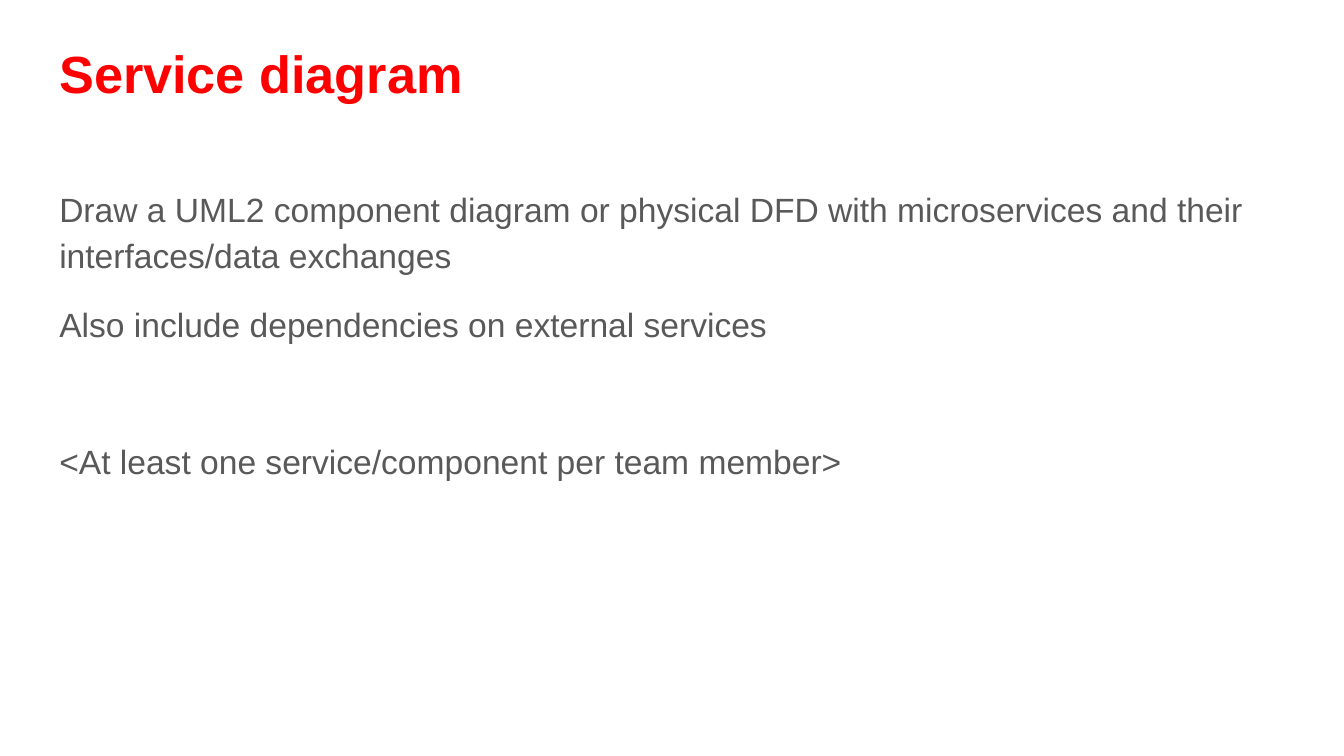
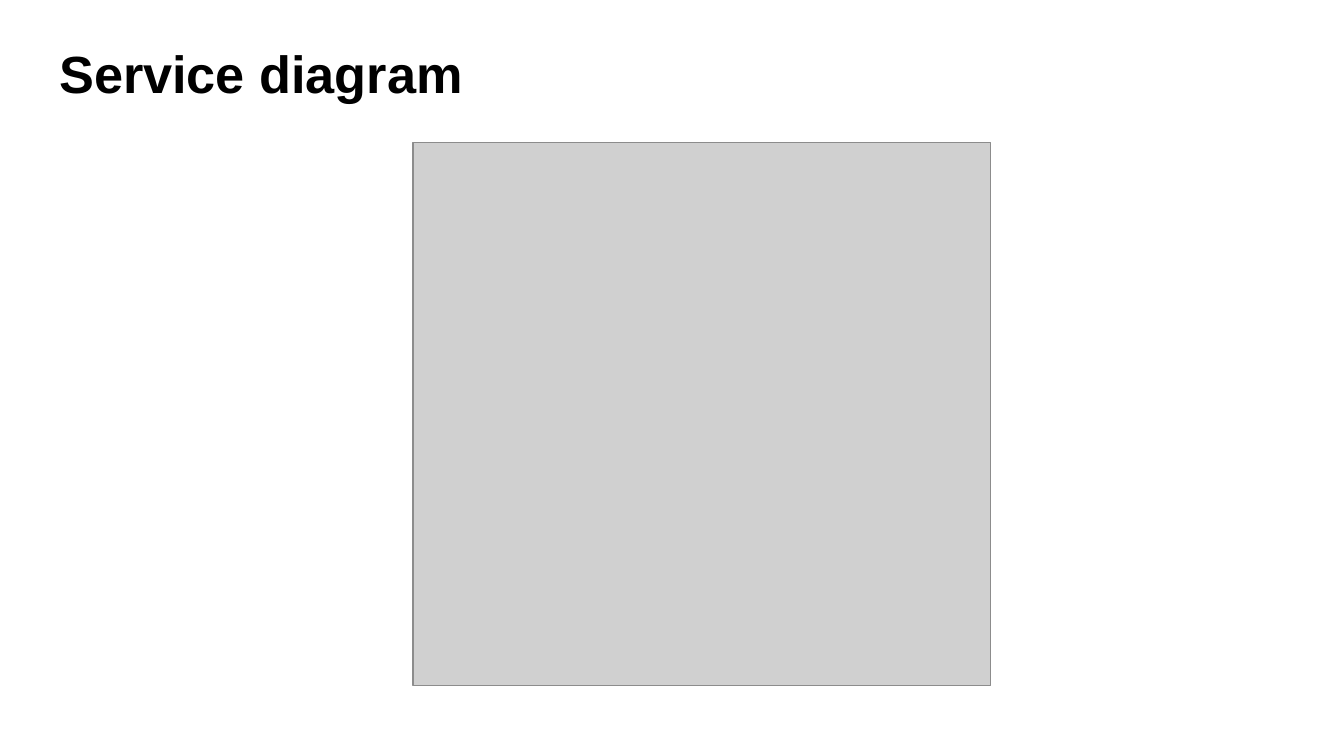
Before and after one commit to fanglores/Advanced-Software-Design, a slide deck: slide 14 of PracticeTasks/Module2/Task_9.1/Task 9.1 Resources and microservices.pptx. Drawn at 1344x756 pixels with LibreOffice and Linux fonts; fonts in the diff are those of the drawing; grey boxes stand for pictures. Boxes give left, top, right and bottom in pixels: in the first picture for what was removed or moved away, otherwise in the second. Text is boxed around its words. In the diff, an @@ line names an element or a change of style, - is before the commit and + after.

```diff
--- a/PracticeTasks/Module2/Task_9.1/Task 9.1 Resources and microservices.pptx
+++ b/PracticeTasks/Module2/Task_9.1/Task 9.1 Resources and microservices.pptx
@@ title "Service diagram" at bbox=[59, 55, 463, 103]: text colour #FF0000 to #000000 @@
@@ picture added at bbox=[413, 142, 991, 685] @@
@@ text removed at bbox=[59, 197, 1242, 481] @@
-Draw a UML2 component diagram or physical DFD with microservices and their interfaces/data exchanges
-Also include dependencies on external services
-<At least one service/component per team member>
```
Also in this commit, not shown: 1 other slide changed, 3 other files.
